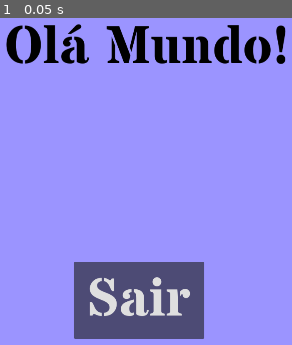
Above: before the commit, frame 1.
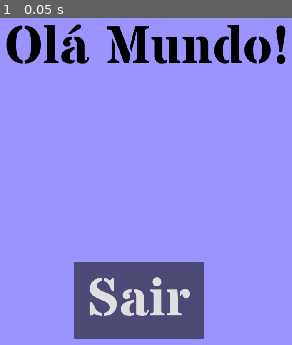
Above: after the commit, the same moment.

Repository: profgstv/ola-mundo-ter-qui-tarde
Game: Godot game, scene res://scenes/title_screen.tscn
Same seed, same stepped clock (60 frames per second), same inputs: the game is played once before the commit and once after it.
Inputs:
- Up to frame 1 (0.05 s): no input

The runs differ from the first frame. In frame 1, 0.8% of the frame differs, in the area x 2-98%, y 1-92%.

Commit message:
Movimentação do Player com Animações

Diff:
--- a/project.godot
+++ b/project.godot
@@ -28,6 +28,7 @@
 
 [rendering]
 
+textures/canvas_textures/default_texture_filter=0
 rendering_device/driver.windows="d3d12"
 renderer/rendering_method="gl_compatibility"
 renderer/rendering_method.mobile="gl_compatibility"
--- a/scenes/player.tscn
+++ b/scenes/player.tscn
@@ -1,8 +1,8 @@
 [gd_scene format=3 uid="uid://ckyb03uyfxit8"]
 
 [ext_resource type="Script" uid="uid://dxykkpbnkifjp" path="res://scripts/player.gd" id="1_qhqgy"]
-[ext_resource type="Texture2D" uid="uid://dpiy3r1ny3eq2" path="res://assets/standard/idle.png" id="2_dqkch"]
-[ext_resource type="Texture2D" uid="uid://fyu8usi657vm" path="res://assets/standard/run.png" id="3_qlg0r"]
+[ext_resource type="Texture2D" uid="uid://dpiy3r1ny3eq2" path="res://assets/player/standard/idle.png" id="2_dqkch"]
+[ext_resource type="Texture2D" uid="uid://fyu8usi657vm" path="res://assets/player/standard/run.png" id="3_qlg0r"]
 
 [sub_resource type="AtlasTexture" id="AtlasTexture_tuyoq"]
 atlas = ExtResource("2_dqkch")
@@ -327,10 +327,17 @@
 "speed": 10.0
 }]
 
+[sub_resource type="RectangleShape2D" id="RectangleShape2D_qhqgy"]
+size = Vector2(22, 5)
+
 [node name="Player" type="CharacterBody2D" unique_id=1575619279]
 script = ExtResource("1_qhqgy")
 
-[node name="AnimatedSprite2D" type="AnimatedSprite2D" parent="." unique_id=852310087]
+[node name="Sprite" type="AnimatedSprite2D" parent="." unique_id=852310087]
 sprite_frames = SubResource("SpriteFrames_holxr")
-animation = &"run_down"
-frame_progress = 0.15717655
+animation = &"idle_down"
+autoplay = "idle_down"
+
+[node name="CollisionShape2D" type="CollisionShape2D" parent="." unique_id=595890650]
+position = Vector2(0, 26.5)
+shape = SubResource("RectangleShape2D_qhqgy")
--- a/scripts/player.gd
+++ b/scripts/player.gd
@@ -1,12 +1,35 @@
 extends CharacterBody2D
+
+@onready var sprite: AnimatedSprite2D = $Sprite
+
+var sprite_direction := "down"
 
 const SPEED = 300.0
 
-func _physics_process(_delta):
+func animation(mov, dir):
+	sprite_direction = dir
+	sprite.play(mov + "_" + dir)
+	pass
+
+func _physics_process(_delta: float) -> void:
+	#movimento
 	var direction := Vector2(
 		Input.get_axis("ui_left", "ui_right"),
 		Input.get_axis("ui_up", "ui_down")
-		)
-	velocity = direction * SPEED
+	)
+	velocity = direction.normalized() * SPEED
 
 	move_and_slide()
+
+	#animação
+	if velocity.x > 0:
+		animation("run", "right")
+	elif velocity.x < 0:
+		animation("run", "left")
+	elif velocity.y > 0:
+		animation("run", "down")
+	elif velocity.y < 0:
+		animation("run", "up")
+	else:
+		animation("idle", sprite_direction)
+		pass
Binary file changed: assets/player/credits/credits.authors.translation
Not shown, changed: assets/player/credits/credits.csv.import
Binary file changed: assets/player/credits/credits.licenses.translation
Binary file changed: assets/player/credits/credits.notes.translation
Binary file changed: assets/player/credits/credits.urls.translation
Not shown, changed: assets/player/standard/1h_backslash.png.import
Not shown, changed: assets/player/standard/1h_halfslash.png.import
Not shown, changed: assets/player/standard/1h_slash.png.import
Not shown, changed: assets/player/standard/climb.png.import
Not shown, changed: assets/player/standard/combat.png.import
Not shown, changed: assets/player/standard/emote.png.import
Not shown, changed: assets/player/standard/hurt.png.import
(and 12 more such lines)
